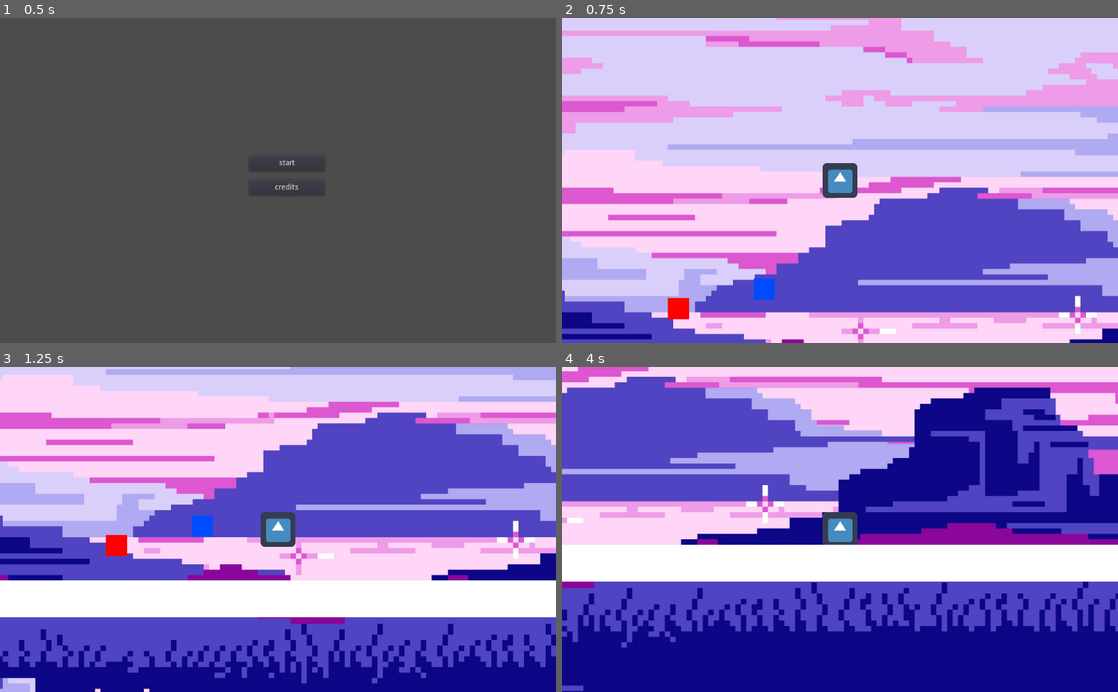
Above: before the commit, frames 1-4 (two rows, left to right).
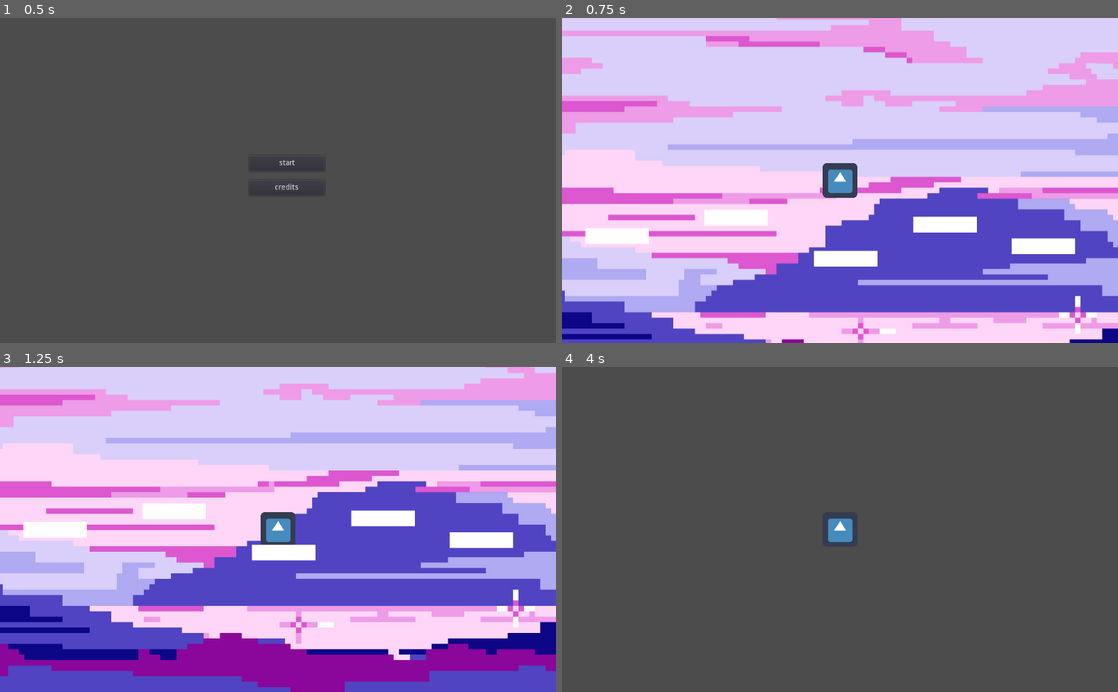
Above: after the commit, the same moments.

Repository: hedgein/hedgejam-2
Game: Godot game, scene res://menu.tscn
Same seed, same stepped clock (60 frames per second), same inputs: the game is played once before the commit and once after it. The engine's default icon, where the game draws it, is replaced by a stand-in: a white triangle on a blue panel in a dark square.
Inputs:
- Up to frame 1 (0.5 s): no input
- Up to frame 2 (0.75 s): click "start" at 0.5 s
- Up to frame 3 (1.25 s): no input
- Up to frame 4 (4 s): hold Up (move_up) 1.28-2.03 s; hold D (move_right) 1.28-2.78 s; tap Up (move_up) at 2.1, 2.27, 2.57, 3.6, 3.77 s; hold A (move_left) 2.78-3.53 s; hold Up (move_up) 2.78-3.53 s; hold D (move_right) from 3.53 s (still down)

Frame 1 is identical in both runs. In frame 2, 3.3% of the frame differs, in the area x 4-93%, y 58-93%; in frame 3, 84%; in frame 4, 99%, in the area x 0-100%, y 0-100%.

Commit message:
added the base for making the light level thing

Diff:
--- a/Actors/Player.gd
+++ b/Actors/Player.gd
@@ -38,7 +38,7 @@
 	get_input(delta)
 	velocity.y += gravity * delta
 	velocity = move_and_slide(velocity, Vector2.UP)
-	if Input.is_action_just_pressed("move_up"):
+	if Input.is_action_pressed("move_up"):
 
 		if is_on_floor():
 			velocity.y = jump_speed
--- a/main.gd
+++ b/main.gd
@@ -1,3 +1,18 @@
 extends Node2D
 onready var darkness = $darkness
 var dark = false
+
+var light_level = 6
+
+func _physics_process(delta):
+
+	if Input.is_action_just_pressed("light_up"):
+	#adds a light level when the add button is pressed
+		light_level+=1
+		if light_level > 6:
+			light_level = 1
+	if Input.is_action_just_pressed("light_down"):
+	#subtracts a light level when the subtract button is pressed
+		light_level-=1
+		if light_level < 1:
+			light_level = 6
--- a/main.tscn
+++ b/main.tscn
@@ -1,18 +1,9 @@
-[gd_scene load_steps=8 format=2]
+[gd_scene load_steps=5 format=2]
 
 [ext_resource path="res://Actors/Player.tscn" type="PackedScene" id=1]
 [ext_resource path="res://main.gd" type="Script" id=2]
 [ext_resource path="res://7481714.jpg" type="Texture" id=3]
-
-[sub_resource type="QuadMesh" id=1]
-
-[sub_resource type="RectangleShape2D" id=2]
-extents = Vector2( 12.02, 1.825 )
-
-[sub_resource type="RectangleShape2D" id=3]
-extents = Vector2( 19.5, 19.5 )
-
-[sub_resource type="CubeMesh" id=4]
+[ext_resource path="res://platform.tscn" type="PackedScene" id=4]
 
 [node name="main" type="Node2D"]
 script = ExtResource( 2 )
@@ -24,50 +15,17 @@
 [node name="Player" parent="." instance=ExtResource( 1 )]
 position = Vector2( 559, 159 )
 
-[node name="StaticBody2D" type="StaticBody2D" parent="."]
-position = Vector2( 405, 562 )
-scale = Vector2( 100, 20 )
-__meta__ = {
-"_edit_group_": true
-}
+[node name="platform" parent="." instance=ExtResource( 4 )]
+position = Vector2( 512, 311 )
 
-[node name="MeshInstance2D" type="MeshInstance2D" parent="StaticBody2D"]
-position = Vector2( 0.989999, -1.2 )
-scale = Vector2( 24.08, 3.4 )
-mesh = SubResource( 1 )
+[node name="platform2" parent="." instance=ExtResource( 4 )]
+position = Vector2( 310, 235 )
 
-[node name="CollisionShape2D" type="CollisionShape2D" parent="StaticBody2D"]
-position = Vector2( 1.01, -1.075 )
-shape = SubResource( 2 )
+[node name="platform3" parent="." instance=ExtResource( 4 )]
+position = Vector2( 91, 269 )
 
-[node name="RigidBody2D" type="RigidBody2D" parent="."]
-position = Vector2( -2, -63 )
-__meta__ = {
-"_edit_group_": true
-}
+[node name="platform4" parent="." instance=ExtResource( 4 )]
+position = Vector2( 695, 248 )
 
-[node name="CollisionShape2D" type="CollisionShape2D" parent="RigidBody2D"]
-position = Vector2( 263.5, 478.5 )
-shape = SubResource( 3 )
-
-[node name="MeshInstance2D" type="MeshInstance2D" parent="RigidBody2D"]
-modulate = Color( 1, 0, 0, 1 )
-position = Vector2( 263.75, 478.25 )
-scale = Vector2( 19.25, 19.25 )
-mesh = SubResource( 4 )
-
-[node name="RigidBody2D2" type="RigidBody2D" parent="."]
-position = Vector2( 156, -99 )
-__meta__ = {
-"_edit_group_": true
-}
-
-[node name="CollisionShape2D" type="CollisionShape2D" parent="RigidBody2D2"]
-position = Vector2( 263.5, 478.5 )
-shape = SubResource( 3 )
-
-[node name="MeshInstance2D" type="MeshInstance2D" parent="RigidBody2D2"]
-modulate = Color( 0, 0.298039, 1, 1 )
-position = Vector2( 263.75, 478.25 )
-scale = Vector2( 19.25, 19.25 )
-mesh = SubResource( 4 )
+[node name="platform5" parent="." instance=ExtResource( 4 )]
+position = Vector2( 876, 288 )
--- a/menu.tscn
+++ b/menu.tscn
@@ -1,6 +1,7 @@
-[gd_scene load_steps=2 format=2]
+[gd_scene load_steps=3 format=2]
 
 [ext_resource path="res://menu.gd" type="Script" id=1]
+[ext_resource path="res://music (1).mp3" type="AudioStream" id=2]
 
 [node name="menu" type="Node2D"]
 script = ExtResource( 1 )
@@ -19,5 +20,9 @@
 margin_bottom = 328.0
 text = "credits"
 
+[node name="AudioStreamPlayer2D" type="AudioStreamPlayer2D" parent="."]
+stream = ExtResource( 2 )
+autoplay = true
+
 [connection signal="button_down" from="Button" to="." method="_on_Button_button_down"]
 [connection signal="button_down" from="Button2" to="." method="_on_Button2_button_down"]
--- /dev/null
+++ b/platform.gd
@@ -0,0 +1,4 @@
+extends StaticBody2D
+
+
+export var show_light_level: int
--- /dev/null
+++ b/platform.tscn
@@ -0,0 +1,20 @@
+[gd_scene load_steps=4 format=2]
+
+[ext_resource path="res://platform.gd" type="Script" id=1]
+
+[sub_resource type="RectangleShape2D" id=1]
+extents = Vector2( 58.5, 14 )
+
+[sub_resource type="QuadMesh" id=2]
+
+[node name="platform" type="StaticBody2D"]
+script = ExtResource( 1 )
+
+[node name="CollisionShape2D" type="CollisionShape2D" parent="."]
+position = Vector2( 57.5, 14 )
+shape = SubResource( 1 )
+
+[node name="MeshInstance2D" type="MeshInstance2D" parent="."]
+position = Vector2( 57.75, 14.25 )
+scale = Vector2( 116.5, 29.5 )
+mesh = SubResource( 2 )
--- a/project.godot
+++ b/project.godot
@@ -56,6 +56,16 @@
 , Object(InputEventKey,"resource_local_to_scene":false,"resource_name":"","device":0,"alt":false,"shift":false,"control":false,"meta":false,"command":false,"pressed":false,"scancode":87,"physical_scancode":0,"unicode":0,"echo":false,"script":null)
  ]
 }
+light_up={
+"deadzone": 0.5,
+"events": [ Object(InputEventKey,"resource_local_to_scene":false,"resource_name":"","device":0,"alt":false,"shift":false,"control":false,"meta":false,"command":false,"pressed":false,"scancode":16777349,"physical_scancode":0,"unicode":0,"echo":false,"script":null)
+ ]
+}
+light_down={
+"deadzone": 0.5,
+"events": [ Object(InputEventKey,"resource_local_to_scene":false,"resource_name":"","device":0,"alt":false,"shift":false,"control":false,"meta":false,"command":false,"pressed":false,"scancode":16777347,"physical_scancode":0,"unicode":0,"echo":false,"script":null)
+ ]
+}
 
 [physics]
 
Not shown, added: music (1).mp3.import
Not shown, added: music (1).mp3
